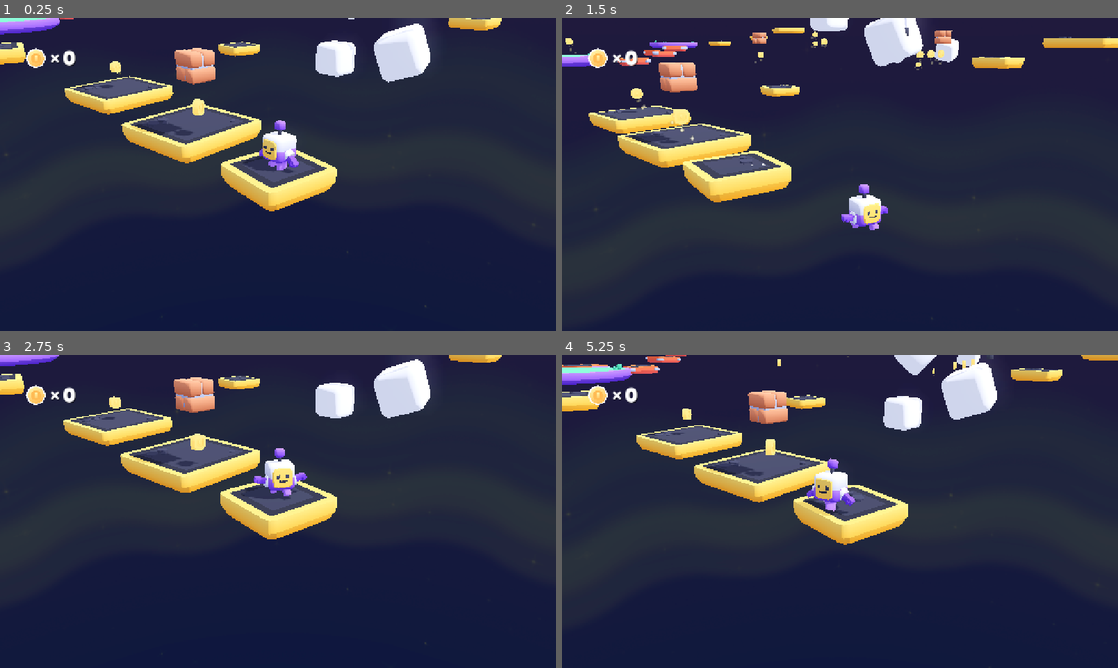
Above: before the commit, frames 1-4 (two rows, left to right).
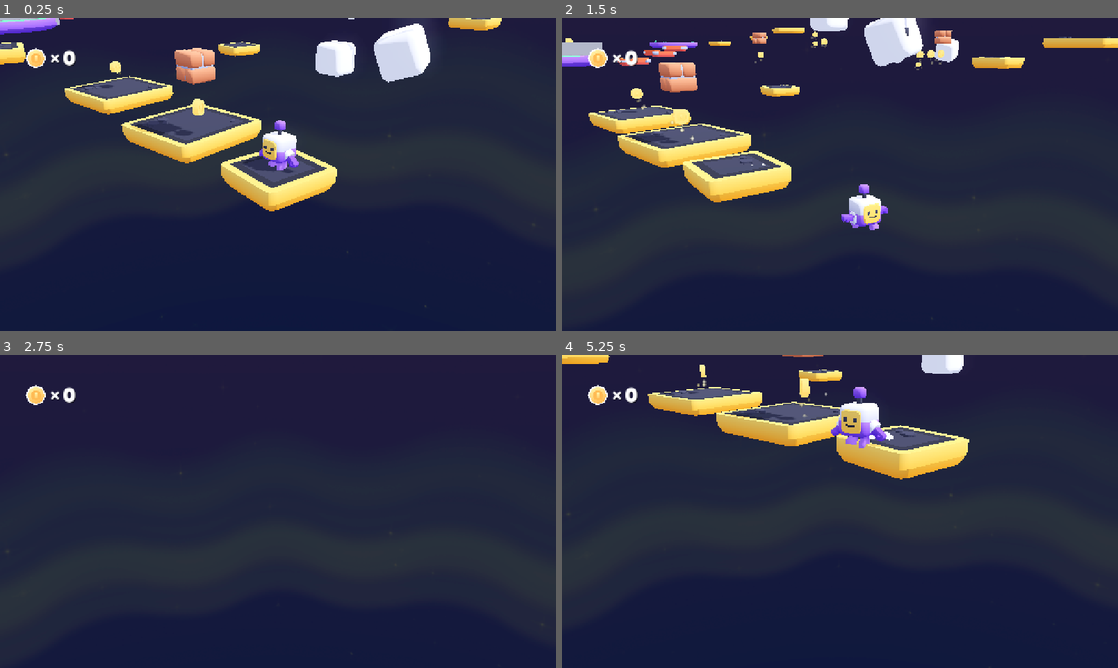
Above: after the commit, the same moments.

Repository: insertnewusername/3d-platformer
Game: Godot game, scene res://scenes/main.tscn
Two runs of this game, one before a commit and one after it. Both use one fixed random seed, a clock stepped at 60 frames per second and the inputs below.
Inputs (mouse positions are in pixels of both pictures, inside the frame that each line leads up to):
- Up to frame 1 (0.25 s): no input
- Up to frame 2 (1.5 s): tap Enter at 0.5 s; move the mouse to (962, 158) at 0.52 s; hold D (move_right) 0.53-1.28 s; tap Down (camera_down) at 0.6 s; click (962, 158) at 0.67 s; tap Space (jump) at 0.77 s; move the mouse to (728, 190) at 1.27 s; hold S (move_back) from 1.28 s (still down); tap Left (camera_left) at 1.35 s
- Up to frame 3 (2.75 s): tap Space (jump) at 1.52 s; move the mouse to (333, 442) at 2.02 s; release S (move_back) at 2.03 s; hold D (move_right) from 2.03 s (still down); tap Right (camera_right) at 2.1 s
- Up to frame 4 (5.25 s): move the mouse to (812, 574) at 2.77 s; release D (move_right) at 2.78 s; hold W (move_forward) 2.78-3.53 s; tap Up (camera_up) at 2.85 s; click (812, 574) at 2.92 s; tap Space (jump) at 3.02, 3.77, 4.52 s; move the mouse to (1006, 558) at 3.52 s; hold A (move_left) 3.53-5.03 s; tap Alt at 3.6 s; move the mouse to (673, 464) at 4.27 s; tap Shift at 4.35 s; move the mouse to (867, 511) at 5.02 s; hold S (move_back) from 5.03 s (still down); tap Down (camera_down) at 5.1 s; click (867, 511) at 5.17 s

The runs differ from the first frame. In frame 1, less than 0.1% of the frame differs, in the area x 0-11%, y 0-3%; in frame 2, 0.3%; in frame 3, 11%; in frame 4, 20%, in the area x 0-100%, y 0-61%.
Error after the commit: Invalid assignment of property or key 'light_energy' with value of type 'float' on a base object of type 'null instance'. (res://scripts/main.gd:11)

Commit message:
made platforms reset when player died instead of reset scene

Diff:
--- a/objects/platform_falling.gd
+++ b/objects/platform_falling.gd
@@ -1,4 +1,7 @@
 extends Node3D
+@onready var collision_shape_3d: CollisionShape3D = $Area3D/CollisionShape3D
+@onready var start_position: Vector3 = position
+@onready var collisionshape: CollisionShape3D = $"platform-falling2#StaticBody3D/platform-falling2_StaticBody3D#CollisionShape3D"
 
 var falling := false
 var fall_velocity := 0.0
@@ -13,11 +16,21 @@
 		fall_velocity = 0.0
 
 	if position.y < -10:
-		queue_free() # Remove platform if below threshold
-
+		falling = false
+		visible = false # Remove platform if below threshold
+		collision_shape_3d.set_deferred("disabled", true)
+		collisionshape.set_deferred("disabled", true)
 func _on_body_entered(_body):
 	if !falling:
 		Audio.play("res://sounds/fall.ogg") # Play sound
 		scale = Vector3(1.25, 1, 1.25) # Animate scale
 
 	falling = true
+
+func reset_platform():
+	position = start_position
+	fall_velocity = 0.0
+	falling = false
+	visible = true
+	collision_shape_3d.disabled = false
+	collisionshape.disabled = false
--- a/objects/platform_falling.tscn
+++ b/objects/platform_falling.tscn
@@ -9,18 +9,18 @@
 [sub_resource type="ConcavePolygonShape3D" id="ConcavePolygonShape3D_4mmvt"]
 data = PackedVector3Array(-0.9, 0, -0.72, -1, 0.2, -0.8, -1, 0.2, 0.8, -1, 0.2, 0.8, -0.9, 0, 0.72, -0.9, 0, -0.72, -0. …(9190 unchanged characters)…
 
-[node name="platform-falling" instance=ExtResource("1_gkggt")]
+[node name="platform-falling" unique_id=1739418132 instance=ExtResource("1_gkggt")]
 script = ExtResource("2_6ganw")
 
-[node name="Area3D" type="Area3D" parent="." index="0"]
+[node name="Area3D" type="Area3D" parent="." index="0" unique_id=2133893582]
 transform = Transform3D(1, 0, 0, 0, 1, 0, 0, 0, 1, 0, 0.6, 0)
 
-[node name="CollisionShape3D" type="CollisionShape3D" parent="Area3D" index="0"]
+[node name="CollisionShape3D" type="CollisionShape3D" parent="Area3D" index="0" unique_id=1210099079]
 shape = SubResource("BoxShape3D_t551e")
 
-[node name="platform-falling2#StaticBody3D" type="StaticBody3D" parent="." index="1"]
+[node name="platform-falling2#StaticBody3D" type="StaticBody3D" parent="." index="1" unique_id=2035227207]
 
-[node name="platform-falling2_StaticBody3D#CollisionShape3D" type="CollisionShape3D" parent="platform-falling2#StaticBody3D" index="0"]
+[node name="platform-falling2_StaticBody3D#CollisionShape3D" type="CollisionShape3D" parent="platform-falling2#StaticBody3D" index="0" unique_id=1906073416]
 shape = SubResource("ConcavePolygonShape3D_4mmvt")
 
 [connection signal="body_entered" from="Area3D" to="." method="_on_body_entered"]
--- a/project.godot
+++ b/project.godot
@@ -25,6 +25,7 @@
 [autoload]
 
 Audio="*res://scripts/audio.gd"
+Main="*uid://djpme521r3cxe"
 
 [display]
 
--- a/scenes/main.tscn
+++ b/scenes/main.tscn
@@ -16,6 +16,11 @@
 [ext_resource type="Texture2D" uid="uid://cd7oyc56ehkx1" path="res://sprites/coin.png" id="13_jfda3"]
 [ext_resource type="FontFile" uid="uid://d0cxd77jybrcn" path="res://fonts/lilita_one_regular.ttf" id="17_tk810"]
 
+[sub_resource type="BoxShape3D" id="BoxShape3D_jkv2x"]
+size = Vector3(4.6347656, 1, 5.5875244)
+
+[sub_resource type="BoxMesh" id="BoxMesh_jbj1t"]
+
 [sub_resource type="LabelSettings" id="LabelSettings_38ys3"]
 font = ExtResource("17_tk810")
 font_size = 48
@@ -74,15 +79,6 @@
 [node name="platform-medium3" parent="World" unique_id=622130049 instance=ExtResource("7_ixpj3")]
 transform = Transform3D(1, 0, 0, 0, 1, 0, 0, 0, 1, 0, 3, -20.327984)
 
-[node name="platform-falling" parent="World" unique_id=449689416 instance=ExtResource("9_2fnpo")]
-transform = Transform3D(0.984808, 0, 0.17364801, -0.007650115, 0.9990291, 0.043386012, -0.17347942, -0.044055298, 0.98385185, -32.141792, 2.070179, -10.24524)
-
-[node name="platform-falling2" parent="World" unique_id=915050357 instance=ExtResource("9_2fnpo")]
-transform = Transform3D(0.994522, 0, -0.104528, 0, 1, 0, 0.104528, 0, 0.994522, -28.309387, 1.5899663, -6.732889)
-
-[node name="platform-falling3" parent="World" unique_id=267862304 instance=ExtResource("9_2fnpo")]
-transform = Transform3D(0.939693, 0, 0.34202, 0, 1, 0, -0.34202, 0, 0.939693, -24.520462, 1.9905783, -1.7972431)
-
 [node name="platform-grass-large-round" parent="World" unique_id=1637479868 instance=ExtResource("8_4oh1e")]
 transform = Transform3D(1, 0, 0, 0, 1, 0, 0, 0, 1, -40.742756, 2.7519, -15.113725)
 
@@ -164,7 +160,29 @@
 [node name="brick3" parent="World" unique_id=1831941675 instance=ExtResource("12_jkv2x")]
 transform = Transform3D(0.93908226, 0, 0.34369248, 0, 1, 0, -0.34369248, 0, 0.93908226, -19.034018, 3.215011, -12.660945)
 
-[node name="platform-falling4" parent="World" unique_id=398535366 instance=ExtResource("9_2fnpo")]
+[node name="Checkpoint1" type="Area3D" parent="World" unique_id=1777955934]
+transform = Transform3D(1, 0, 0, 0, 1, 0, 0, 0, 1, -18.222496, 2.654313, 0)
+
+[node name="CollisionShape3D" type="CollisionShape3D" parent="World/Checkpoint1" unique_id=401111257]
+transform = Transform3D(1, 0, 0, 0, 1, 0, 0, 0, 1, -0.08984375, 0, 0.21466064)
+shape = SubResource("BoxShape3D_jkv2x")
+
+[node name="MeshInstance3D" type="MeshInstance3D" parent="World/Checkpoint1" unique_id=1791835954]
+transform = Transform3D(3.0330265, 0, 0, 0, 1, 0, 0, 0, 4.254046, 0, 0.14813066, 0.41261202)
+mesh = SubResource("BoxMesh_jbj1t")
+
+[node name="Fallingplatforms" type="Node3D" parent="World" unique_id=213989774]
+
+[node name="platform-falling" parent="World/Fallingplatforms" unique_id=449689416 instance=ExtResource("9_2fnpo")]
+transform = Transform3D(0.984808, 0, 0.17364801, -0.007650115, 0.9990291, 0.043386012, -0.17347942, -0.044055298, 0.98385185, -32.141792, 2.070179, -10.24524)
+
+[node name="platform-falling2" parent="World/Fallingplatforms" unique_id=915050357 instance=ExtResource("9_2fnpo")]
+transform = Transform3D(0.994522, 0, -0.104528, 0, 1, 0, 0.104528, 0, 0.994522, -28.309387, 1.5899663, -6.732889)
+
+[node name="platform-falling3" parent="World/Fallingplatforms" unique_id=267862304 instance=ExtResource("9_2fnpo")]
+transform = Transform3D(0.939693, 0, 0.34202, 0, 1, 0, -0.34202, 0, 0.939693, -24.520462, 1.9905783, -1.7972431)
+
+[node name="platform-falling4" parent="World/Fallingplatforms" unique_id=398535366 instance=ExtResource("9_2fnpo")]
 transform = Transform3D(0.48337367, 0, 0.87541413, 0, 1, 0, -0.87541413, 0, 0.48337367, -35.681953, 2.445171, -13.172977)
 
 [node name="Sun" type="DirectionalLight3D" parent="." unique_id=2119582164]
@@ -216,3 +234,4 @@
 metadata/_edit_use_anchors_ = true
 
 [connection signal="coin_collected" from="Player" to="HUD" method="_on_coin_collected"]
+[connection signal="body_entered" from="World/Checkpoint1" to="." method="_on_checkpoint_1_body_entered"]
--- a/scripts/main.gd
+++ b/scripts/main.gd
@@ -1,4 +1,6 @@
 extends Node3D
+
+var checkpoint_pos: Vector3 = Vector3(0.0, 0.492775, 0.0)
 
 
 func _ready() -> void:
@@ -9,3 +11,8 @@
 		$Sun.light_energy = 0.24
 		$Sun.shadow_opacity = 0.85
 		$Environment.environment.background_energy_multiplier = 0.25
+
+
+func _on_checkpoint_1_body_entered(body: Node3D) -> void:
+	checkpoint_pos = Vector3(-17.23919, 2.960511, 1.608208)
+	print(checkpoint_pos)
--- a/scripts/player.gd
+++ b/scripts/player.gd
@@ -24,11 +24,13 @@
 @onready var sound_footsteps = $SoundFootsteps
 @onready var model = $Character
 @onready var animation = $Character/AnimationPlayer
+@onready var platform_folder: Node3D = $"../World/Fallingplatforms"
 
 # Functions
-
+func _ready():
+	print(Main.checkpoint_pos)
+	global_position = Main.checkpoint_pos
 func _physics_process(delta):
-
 	# Handle functions
 
 	handle_controls(delta)
@@ -56,7 +58,14 @@
 	# Falling/respawning
 
 	if position.y < -10:
-		get_tree().reload_current_scene()
+		print(Main.checkpoint_pos)
+		global_position = Main.checkpoint_pos
+
+		if platform_folder:
+					for platform in platform_folder.get_children():
+						if platform.has_method("reset_platform"):
+							platform.reset_platform()
+
 
 	# Animation for scale (jumping and landing)
 
Not shown: 1 places in objects/platform_falling.tscn that only renumber resources
